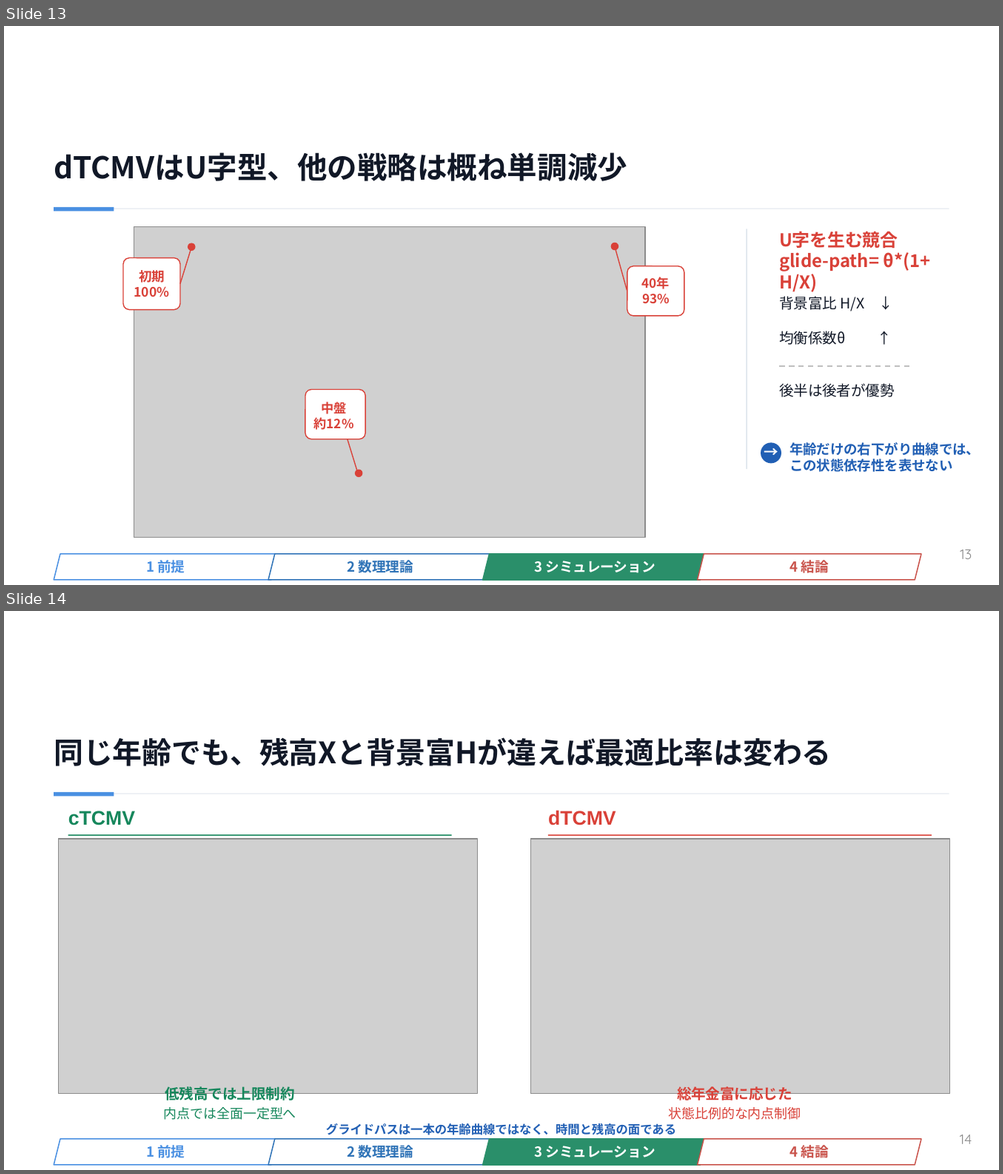
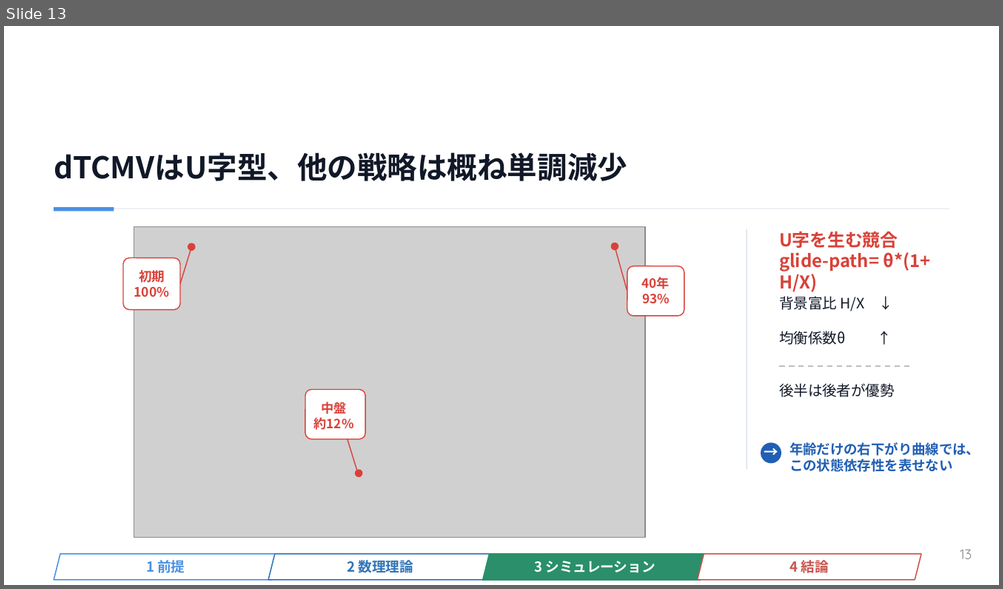
Before and after one commit to yoshi123027-del/actuary-app-seiho1, a slide deck: vercel/public/admin-files/0818 日本語版完成.pptx. Shown one above the other, each under a label of ours: slides 13 and 14 before the commit, slide 13 after it. The pictures are 1003x1174 and 1003x589 pixels, drawn with LibreOffice and Linux fonts; fonts in the diff are those of the drawing; grey boxes stand for pictures; background and template pictures are left out. Boxes give left, top, right and bottom in pixels: in the first picture for what was removed or moved away, otherwise in the second. Text is boxed around its words. In the diff, an @@ line names an element or a change of style, - is before the commit and + after.

```diff
--- a/vercel/public/admin-files/0818 日本語版完成.pptx
+++ b/vercel/public/admin-files/0818 日本語版完成.pptx
@@ slide 14 removed at box(4, 611, 999, 1170), background #FFFFFF; not listed: 1 template element that a slide beside it also shows @@
@@ title removed at box(54, 738, 831, 766) @@
-同じ年齢でも、残高Xと背景富Hが違えば最適比率は変わる
@@ rectangle removed at box(54, 793, 949, 794) @@
@@ rectangle removed at box(54, 792, 114, 796) @@
@@ text removed at box(548, 810, 616, 826) @@
-dTCMV
@@ text removed at box(68, 811, 135, 826) @@
-cTCMV
@@ picture removed at box(59, 839, 478, 1093) @@
@@ rectangle removed at box(68, 834, 452, 836) @@
@@ picture removed at box(530, 839, 949, 1093) @@
@@ rectangle removed at box(548, 834, 931, 836) @@
@@ text removed at box(165, 1087, 295, 1104) @@
-低残高では上限制約
@@ text removed at box(677, 1087, 792, 1104) @@
-総年金富に応じた
@@ text removed at box(164, 1108, 296, 1120) @@
-内点では全面一定型へ
@@ text removed at box(668, 1108, 800, 1120) @@
-状態比例的な内点制御
@@ parallelogram removed at box(54, 1139, 278, 1165) @@
-1 前提
@@ parallelogram removed at box(269, 1139, 492, 1165) @@
-2 数理理論
@@ text removed at box(326, 1124, 676, 1136) @@
-グライドパスは一本の年齢曲線ではなく、時間と残高の面である
@@ parallelogram removed at box(482, 1139, 706, 1165) @@
-3 シミュレーション
@@ parallelogram removed at box(697, 1139, 921, 1165) @@
-4 結論
```
Also in this commit, not shown: 1 slide changed, 1 slide added, 1 other slide removed.
